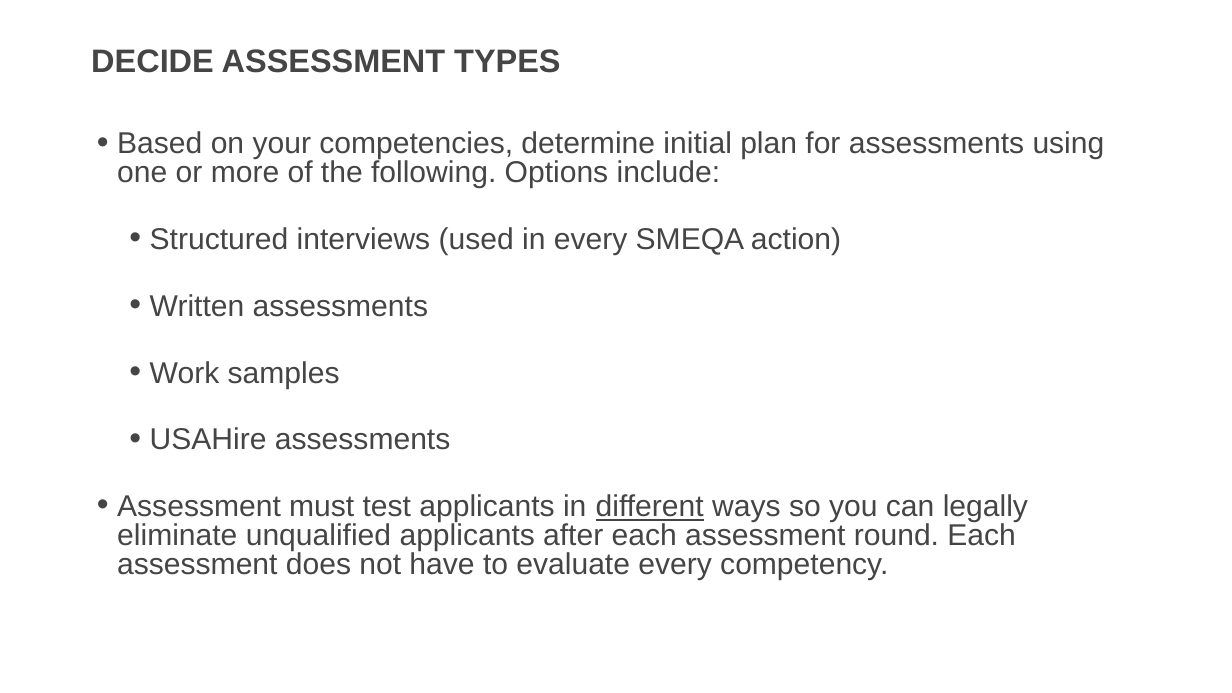
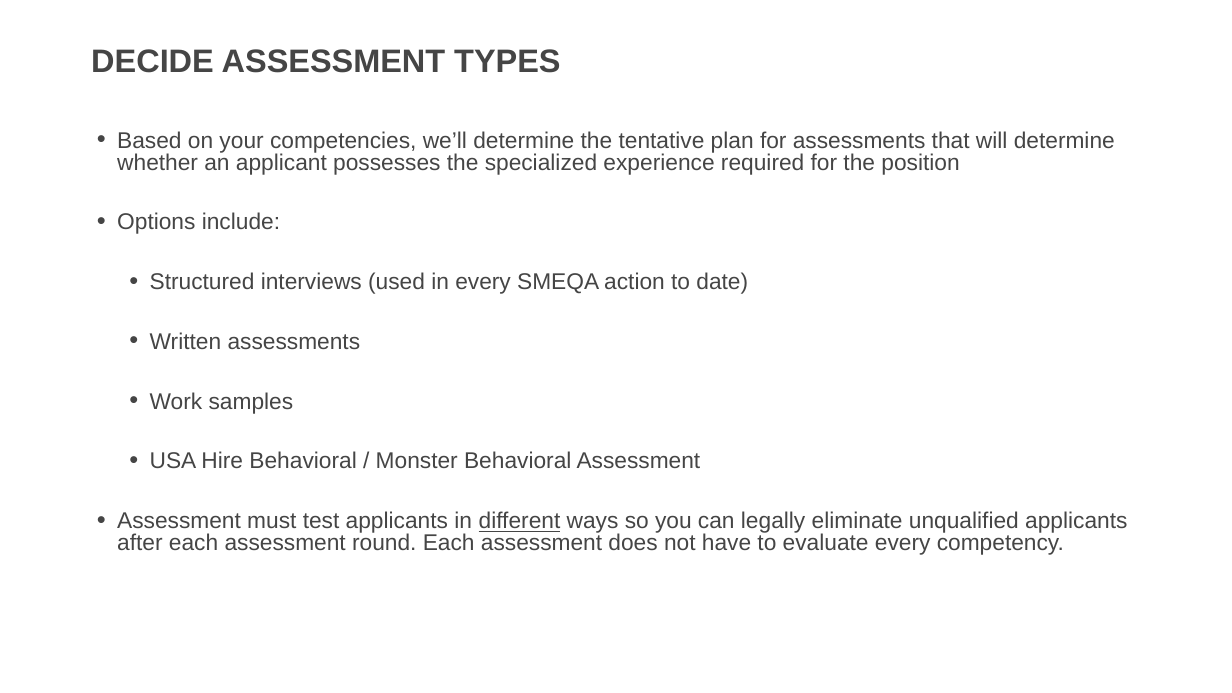
Before and after one commit to usds/SME-QA-Website, a slide deck: slide 43 of toolkit/job-analysis/job-analysis-presentation.pptx (slide 35 before the commit). Drawn at 1232x693 pixels with LibreOffice and Linux fonts; fonts in the diff are those of the drawing. Boxes give left, top, right and bottom in pixels: in the first picture for what was removed or moved away, otherwise in the second. Text is boxed around its words. In the diff, an @@ line names an element or a change of style, - is before the commit and + after.

```diff
--- a/toolkit/job-analysis/job-analysis-presentation.pptx
+++ b/toolkit/job-analysis/job-analysis-presentation.pptx
@@ text at (117, 131, 1115, 294): text changed; size 33.3 to 25.2 pt @@
-• Based on your competencies, determine initial plan for assessments using one or more of the following. Options include:
-  • Structured interviews (used in every SMEQA action)
+• Based on your competencies, we’ll determine the tentative plan for assessments that will determine whether an applicant possesses the specialized experience required for the position
+• Options include:
+  • Structured interviews (used in every SMEQA action to date)
@@ text at (117, 332, 1127, 555): size 33.3 to 25.2 pt in "Written assessments", "Work samples", "Assessment must test applicants in different ways ..." @@
@@ text at (150, 451, 701, 468): text changed; size 33.3 to 25.2 pt @@
-  • USAHire assessments
+  • USA Hire Behavioral / Monster Behavioral Assessment
```
Also in this commit, not shown: 29 other slides changed, 11 slides added, 1 slide removed, 1 other file.
